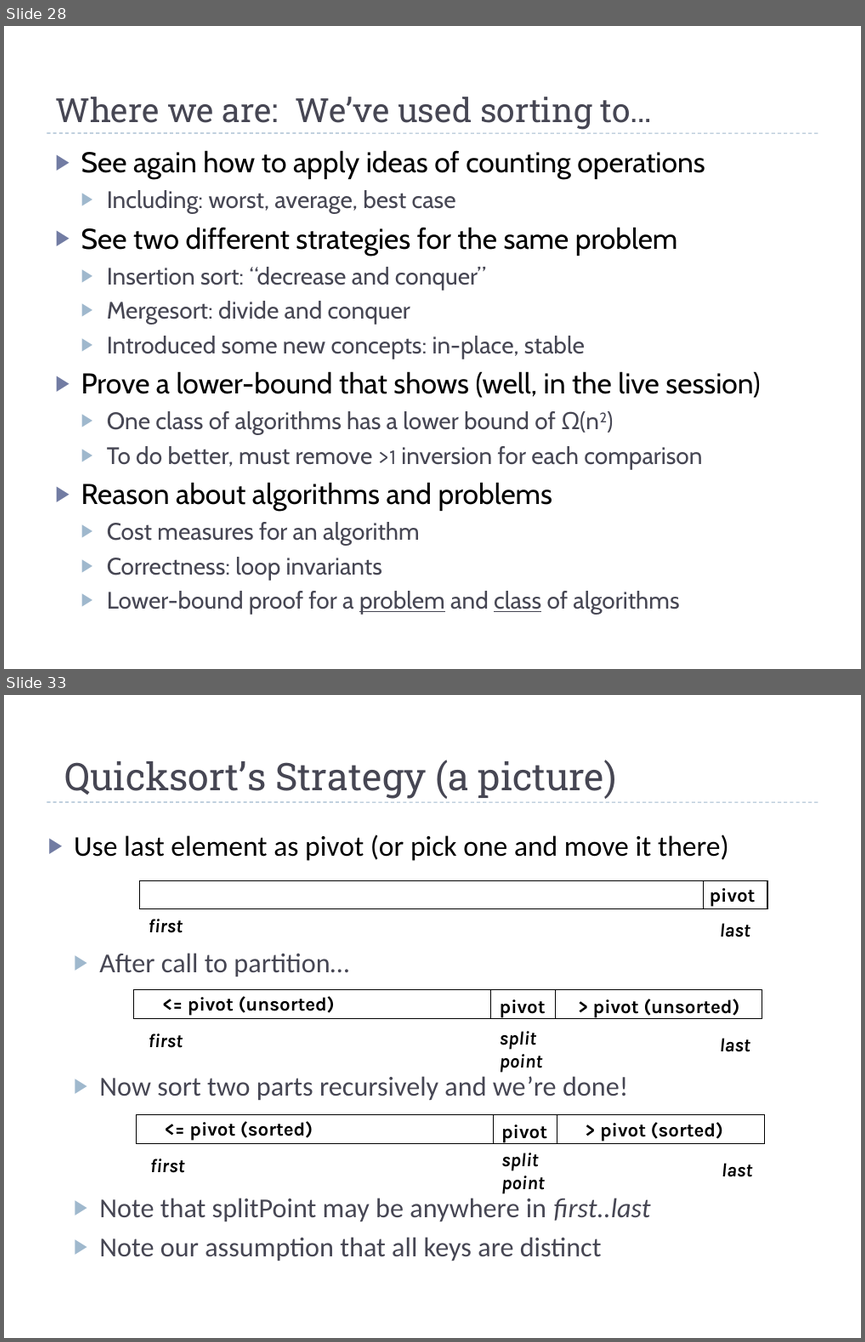
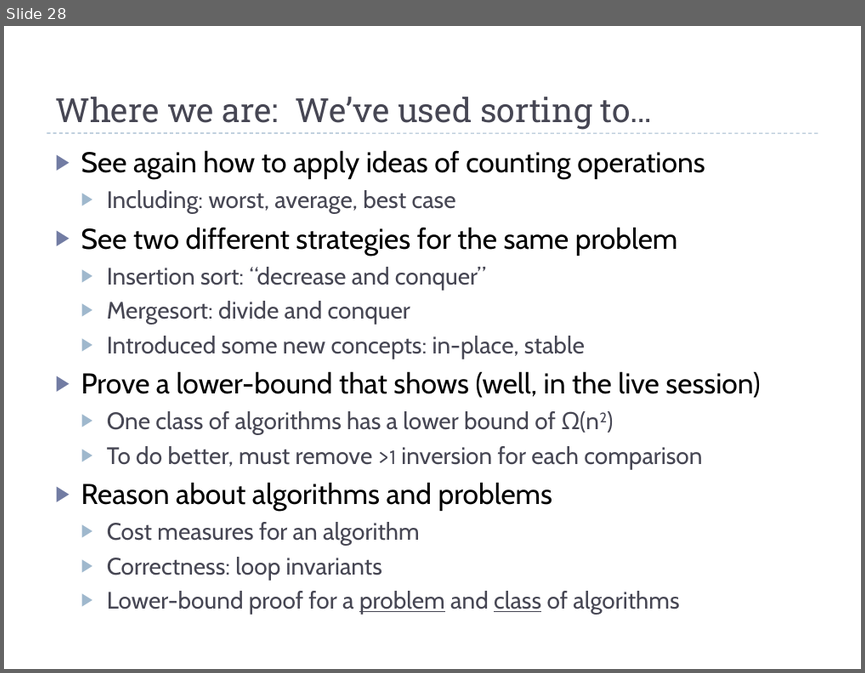
Before and after one commit to uva-cs/cs4102-f21, a slide deck: slides/sorting-intro-f21.pptx. Shown one above the other, each under a label of ours: slides 28 and 33 before the commit, slide 28 after it; the slides between them are not shown. The pictures are 865x1342 and 865x673 pixels, drawn with LibreOffice and Linux fonts; fonts in the diff are those of the drawing. Boxes give left, top, right and bottom in pixels: in the first picture for what was removed or moved away, otherwise in the second. Text is boxed around its words. In the diff, an @@ line names an element or a change of style, - is before the commit and + after.

Commit message:
broke out quicksort slides for separate lecture, including LB proof for comp sorts

```diff
--- a/slides/sorting-intro-f21.pptx
+++ b/slides/sorting-intro-f21.pptx
@@ slide 33 removed at (4,695,861,1338), background #FFFFFF; not listed: 1 template element that a slide beside it also shows @@
@@ title removed at (64,760,616,799) @@
-Quicksort’s Strategy (a picture)
@@ text removed at (74,834,729,1260) @@
-▶ Use last element as pivot (or pick one and move it there)
-  ▶ After call to partition…
-  ▶ Now sort two parts recursively and we’re done!
-  ▶ Note that splitPoint may be anywhere in first..last
-  ▶ Note our assumption that all keys are distinct
@@ rectangle removed at (139,881,767,909) @@
@@ rectangle removed at (704,881,767,909) @@
@@ text removed at (710,888,755,907) @@
-pivot
@@ text removed at (148,919,183,933) @@
-first
@@ text removed at (720,923,750,937) @@
-last
@@ rectangle removed at (134,990,762,1018) @@
@@ text removed at (188,996,335,1015) @@
-<= pivot (unsorted)
@@ rectangle removed at (491,990,555,1018) @@
@@ text removed at (500,999,545,1018) @@
-pivot
@@ text removed at (593,998,739,1018) @@
-> pivot (unsorted)
@@ text removed at (148,1033,183,1048) @@
-first
@@ text removed at (500,1031,543,1072) @@
-split point
@@ text removed at (720,1038,750,1052) @@
-last
@@ rectangle removed at (136,1115,764,1143) @@
@@ text removed at (189,1121,313,1140) @@
-<= pivot (sorted)
@@ rectangle removed at (494,1115,557,1143) @@
@@ text removed at (501,1124,547,1143) @@
-pivot
@@ text removed at (600,1122,723,1141) @@
-> pivot (sorted)
@@ text removed at (501,1152,545,1194) @@
-split point
@@ text removed at (150,1158,185,1173) @@
-first
@@ text removed at (721,1163,752,1177) @@
-last
```
Also in this commit, not shown: 2 slides changed, 14 other slides removed, 5 other files.
